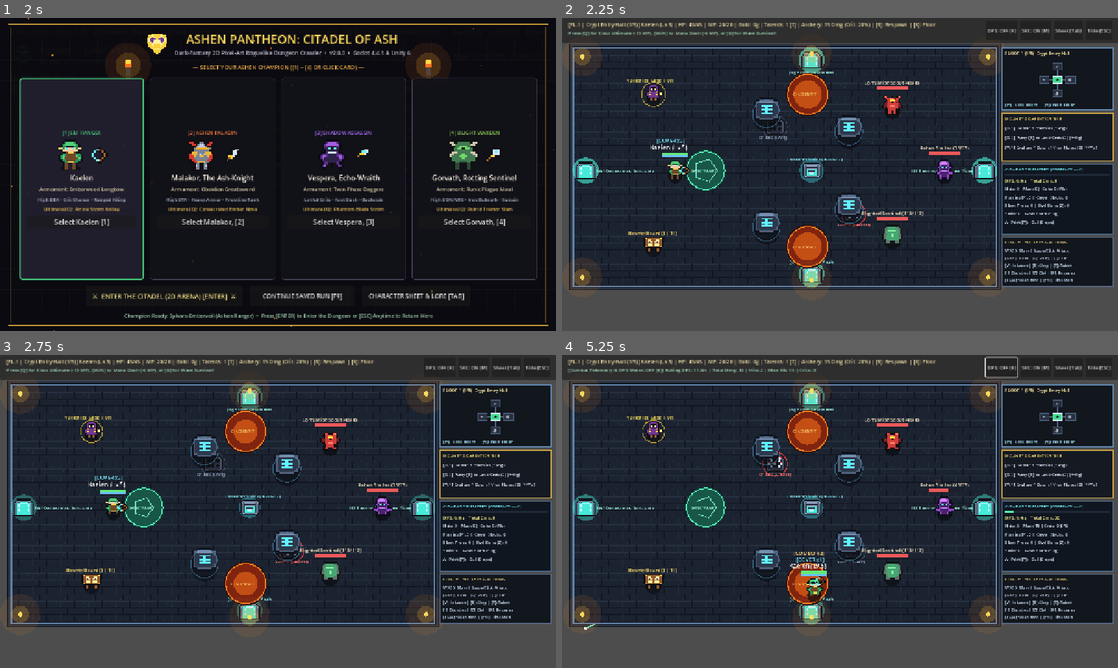
Above: before the commit, frames 1-4 (two rows, left to right).
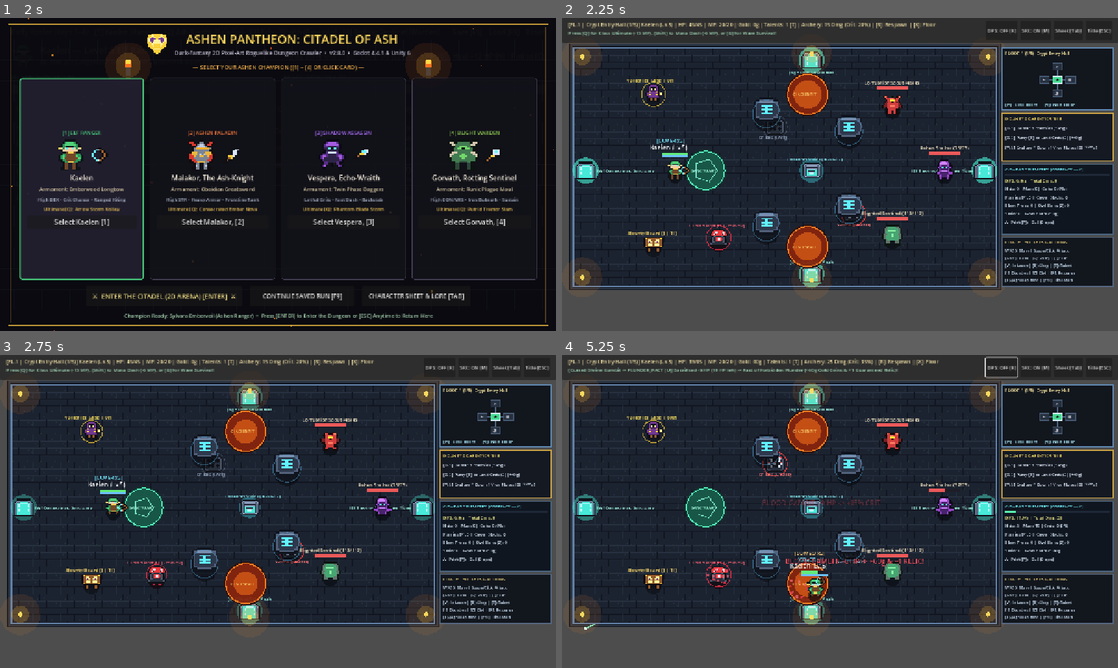
Above: after the commit, the same moments.

Repository: breakingthebot/AI-Godot-Unity-Project
Game: Godot game, scene res://scenes/main.tscn
Two runs of this game, one before a commit and one after it. Both use one fixed random seed, a clock stepped at 60 frames per second and the inputs below.
Inputs (mouse positions are in pixels of both pictures, inside the frame that each line leads up to):
- Up to frame 1 (2 s): click "Play 2D Arena [Tab]" at 0.5 s; click "Play 2D Arena [Tab]" at 1.25 s
- Up to frame 2 (2.25 s): click "⚔ ENTER THE CITADEL (2D ARENA…" at 2 s
- Up to frame 3 (2.75 s): no input
- Up to frame 4 (5.25 s): click "DPS: OFF [K]" at 2.75 s; tap Enter at 3.5 s; move the mouse to (962, 495) at 3.52 s; hold D 3.53-4.28 s; tap U at 3.6, 4.55, 5.1 s; click (962, 495) at 3.67 s; tap Space at 3.77, 4.52 s; tap K at 3.8, 4.35 s; move the mouse to (728, 527) at 4.27 s; hold S 4.28-5.03 s; move the mouse to (895, 442) at 5.02 s; hold D from 5.03 s (still down)

Frame 1 is identical in both runs. In frame 2, 0.2% of the frame differs, in the area x 22-81%, y 41-75%; in frame 3, 0.2%; in frame 4, 1.6%, in the area x 2-90%, y 1-79%.

Commit message:
Add v3.1.0 Cursed Shrine Gambits & Blood Altar [U], and 60/60 tests

Diff:
--- a/godot_project/scripts/arena_controller.gd
+++ b/godot_project/scripts/arena_controller.gd
@@ -187,6 +187,10 @@
 var highest_single_hit: int = 0
 var combat_elapsed_seconds: float = 0.0
 var _dps_window_events: Array[Dictionary] = []
+var gambit_bonus_damage: int = 0
+var gambit_bonus_crit: float = 0.0
+var total_gambits_activated: int = 0
+var total_gambit_hp_sacrificed: int = 0
 
 const FAMILIAR_ORBIT_RADIUS: float = 48.0
 const FAMILIAR_ORBIT_SPEED: float = 2.6
@@ -195,6 +199,9 @@
 const FAMILIAR_UPGRADE_GOLD_COST: int = 30
 const FAMILIAR_LOOT_FETCH_RADIUS: float = 220.0
 const DPS_ROLLING_WINDOW_SECONDS: float = 5.0
+const CURSED_ALTAR_POS: Vector2 = Vector2(360.0, 505.0)
+const GAMBIT_HP_COST_RATIO: float = 0.25
+const CURSED_GAMBITS: Array[String] = ["blood_might", "shadow_fury", "plunder_pact"]
 
 var _ui_layer: CanvasLayer
 var _status_label: Label
@@ -205,6 +212,7 @@
 var _talent_btn: Button
 var _bounty_btn: Button
 var _familiar_btn: Button
+var _gambit_btn: Button
 var _telemetry_btn: Button
 var _sfx_btn: Button
 
@@ -1900,6 +1908,89 @@
 	return summary
 
 
+## Activates a Cursed Shrine Blood Gambit ([U] Key / "Gambit [U]" Button / "activate_gambit" RPC),
+## sacrificing 25% current HP (clamped so HP never drops below 1) in exchange for a permanent corruption boon.
+func activate_cursed_gambit(pact_key: String = "") -> Dictionary:
+	var catalog := {
+		"blood_might": "Pact of Blood Might (+4 Permanent Base Attack Damage)",
+		"shadow_fury": "Pact of Shadow Fury (+15% Permanent Critical Hit Chance)",
+		"plunder_pact": "Pact of Forbidden Plunder (+60g Gold Coins & +1 Guaranteed Relic)"
+	}
+	var req := pact_key.strip_edges().to_lower()
+	if req.is_empty():
+		req = CURSED_GAMBITS[total_gambits_activated % CURSED_GAMBITS.size()]
+	if not catalog.has(req):
+		return {"error": "Unknown cursed gambit '%s'" % req}
+
+	var current_hp: int = 45
+	if loader != null and not loader.current_data.is_empty():
+		var h_dict: Dictionary = loader.current_data.get("health", {})
+		current_hp = int(h_dict.get("current", 1))
+
+	if current_hp <= 1:
+		var low_msg := "[Cursed Altar] Cannot activate Blood Gambit at 1 HP — use a Potion [C] or Sanctuary Shrine first!"
+		if _combat_banner != null:
+			_combat_banner.text = low_msg
+		return {"error": "Insufficient HP for Blood Gambit (at 1 HP floor)", "current_hp": current_hp, "message": low_msg}
+
+	var raw_cost: int = maxi(1, int(round(float(current_hp) * GAMBIT_HP_COST_RATIO)))
+	var hp_sacrificed: int = mini(raw_cost, current_hp - 1)
+	var hp_after: int = current_hp - hp_sacrificed
+	if loader != null and loader.has_method("modify_health"):
+		var h_res: Dictionary = loader.modify_health(-hp_sacrificed)
+		hp_after = int(h_res.get("health", {}).get("current", hp_after))
+
+	total_gambits_activated += 1
+	total_gambit_hp_sacrificed += hp_sacrificed
+
+	var boon_short := ""
+	if req == "blood_might":
+		gambit_bonus_damage += 4
+		boon_short = "+4 DMG"
+	elif req == "shadow_fury":
+		gambit_bonus_crit += 0.15
+		boon_short = "+15% CRIT"
+	elif req == "plunder_pact":
+		gold_coins += 60
+		total_gold_earned += 60
+		if loader != null and loader.has_method("grant_relic_item"):
+			loader.grant_relic_item((total_gambits_activated - 1) % 3)
+		boon_short = "+60g & +1 RELIC"
+
+	if _gambit_btn != null:
+		_gambit_btn.text = "Gambit (%d) [U]" % total_gambits_activated
+
+	spawn_particle_burst(CURSED_ALTAR_POS, Color(0.98, 0.18, 0.28), 18, 1.35)
+	spawn_particle_burst(player_pos, Color(0.98, 0.22, 0.32), 16, 1.25)
+	trigger_screen_shake(0.32)
+	spawn_floating_text(player_pos + Vector2(0, -24), "BLOOD GAMBIT: -%d HP -> %s!" % [hp_sacrificed, boon_short], Color(1.0, 0.32, 0.38), true)
+	_play_sfx("boss_spawn")
+
+	var msg := "[Cursed Shrine Gambit -> %s [U]] Sacrificed -%d HP (%d HP left) -> %s!" % [
+		req.to_upper(),
+		hp_sacrificed,
+		hp_after,
+		str(catalog[req])
+	]
+	if _combat_banner != null:
+		_combat_banner.text = msg
+	arena_combat_event.emit(msg)
+	_refresh_status_bar()
+	queue_redraw()
+	return {
+		"status": "gambit_activated",
+		"pact_key": req,
+		"hp_sacrificed": hp_sacrificed,
+		"remaining_hp": hp_after,
+		"gambit_bonus_damage": gambit_bonus_damage,
+		"gambit_bonus_crit_pct": int(round(gambit_bonus_crit * 100.0)),
+		"total_gambits_activated": total_gambits_activated,
+		"total_gambit_hp_sacrificed": total_gambit_hp_sacrificed,
+		"gold_coins": gold_coins,
+		"message": msg
+	}
+
+
 func _build_arena_overlay() -> void:
 	_ui_layer = CanvasLayer.new()
 	_ui_layer.name = "ArenaOverlay"
@@ -2112,6 +2203,13 @@
 	_familiar_btn.add_theme_font_size_override("font_size", 11)
 	_familiar_btn.pressed.connect(func() -> void: summon_or_upgrade_familiar())
 	row2.add_child(_familiar_btn)
+
+	_gambit_btn = Button.new()
+	_gambit_btn.name = "CursedGambitButton"
+	_gambit_btn.text = "Gambit (0) [U]"
+	_gambit_btn.add_theme_font_size_override("font_size", 11)
+	_gambit_btn.pressed.connect(func() -> void: activate_cursed_gambit())
+	row2.add_child(_gambit_btn)
 
 	var lvl_btn := Button.new()
 	lvl_btn.text = "Level Up [L]"
@@ -2580,10 +2678,10 @@
 	var relic_dmg: int = 0
 	if loader.has_method("get_inventory_bonuses"):
 		relic_dmg = int(loader.get_inventory_bonuses().get("damage", 0))
-	return maxi(1, BASE_ARROW_DAMAGE + primary_rank + attr_mod + relic_dmg + shop_bonus_damage)
-
-
-## Calculates the active hero's Critical Hit chance (0.05 to 0.65) from Base(8%) + 3% per Dexterity/Wisdom modifier + 10% Frenzy bonus.
+	return maxi(1, BASE_ARROW_DAMAGE + primary_rank + attr_mod + relic_dmg + shop_bonus_damage + gambit_bonus_damage)
+
+
+## Calculates the active hero's Critical Hit chance (0.05 to 0.95) from Base(8%) + 3% per Dexterity/Wisdom modifier + 10% Frenzy bonus + Cursed Gambit bonus.
 func get_calculated_crit_chance() -> float:
 	if loader == null or loader.current_data.is_empty():
 		return BASE_CRIT_CHANCE
@@ -2592,7 +2690,7 @@
 	var wis_mod: int = loader.get_attribute_modifier(int(attrs.get("wisdom", 10)))
 	var best_mod: int = maxi(0, maxi(dex_mod, wis_mod))
 	var frenzy_bonus: float = FRENZY_CRIT_BONUS if is_frenzy_active() else 0.0
-	return clampf(BASE_CRIT_CHANCE + float(best_mod) * CRIT_PER_MOD + frenzy_bonus, 0.05, 0.65)
+	return clampf(BASE_CRIT_CHANCE + float(best_mod) * CRIT_PER_MOD + frenzy_bonus + gambit_bonus_crit, 0.05, 0.95)
 
 
 ## Rolls whether an attack is a Critical Hit (2x damage), respecting force_next_crit for deterministic testing.
@@ -3181,6 +3279,8 @@
 				summon_or_upgrade_familiar()
 			elif ke.keycode == KEY_K:
 				toggle_telemetry_overlay()
+			elif ke.keycode == KEY_U:
+				activate_cursed_gambit()
 
 
 func _process(delta: float) -> void:
@@ -3525,6 +3625,14 @@
 	if font != null:
 		draw_string(font, BOUNTY_BOARD_POS + Vector2(-58, -22), "Bounty Board [J | T%d]" % bounty_tier, HORIZONTAL_ALIGNMENT_LEFT, -1, 11, Color(0.98, 0.85, 0.42))
 
+	var altar_tex: Texture2D = sprite_gen.get_prop_texture("prop_cursed_altar")
+	draw_circle(CURSED_ALTAR_POS + Vector2(0, 12), 20.0, Color(0.08, 0.02, 0.04, 0.65))
+	draw_arc(CURSED_ALTAR_POS, 26.0 + sin(_anim_time * 6.5) * 2.5, 0.0, TAU, 32, Color(0.96, 0.18, 0.28, 0.72), 2.0)
+	if altar_tex != null:
+		draw_texture_rect(altar_tex, Rect2(CURSED_ALTAR_POS - Vector2(22, 20), Vector2(44, 40)), false)
+	if font != null:
+		draw_string(font, CURSED_ALTAR_POS + Vector2(-68, -24), "Cursed Altar [U | -25% HP]", HORIZONTAL_ALIGNMENT_LEFT, -1, 10, Color(1.0, 0.38, 0.45))
+
 	var coin_tex: Texture2D = sprite_gen.get_prop_texture("prop_coin")
 	for coin in coin_drops:
 		var cn_pos: Vector2 = coin.get("pos", Vector2.ZERO)
--- a/godot_project/scripts/command_center_receiver.gd
+++ b/godot_project/scripts/command_center_receiver.gd
@@ -280,6 +280,11 @@
 			if arena != null and arena.has_method("get_combat_telemetry_summary"):
 				var ct_res: Dictionary = arena.get_combat_telemetry_summary()
 				action_note = "Remote RPC queried Combat Telemetry -> Total Dmg: %d, Rolling DPS: %.1f" % [int(ct_res.get("total_damage_dealt", 0)), float(ct_res.get("rolling_dps", 0.0))]
+		"activate_gambit":
+			if arena != null and arena.has_method("activate_cursed_gambit"):
+				var p_key: String = str(payload.get("pact_key", ""))
+				var gm_res: Dictionary = arena.activate_cursed_gambit(p_key)
+				action_note = "Remote RPC activated Cursed Gambit -> %s (Total: %d)" % [str(gm_res.get("pact_key", gm_res.get("error", "none"))), int(gm_res.get("total_gambits_activated", 0))]
 		"toggle_mute":
 			if sfx_node != null and sfx_node.has_method("toggle_mute"):
 				var muted_now: bool = sfx_node.toggle_mute()
@@ -398,6 +403,10 @@
 		"total_damage_dealt": int(arena.total_damage_dealt) if arena != null else 0,
 		"total_hits_landed": int(arena.total_hits_landed) if arena != null else 0,
 		"highest_single_hit": int(arena.highest_single_hit) if arena != null else 0,
+		"total_gambits_activated": int(arena.total_gambits_activated) if arena != null else 0,
+		"total_gambit_hp_sacrificed": int(arena.total_gambit_hp_sacrificed) if arena != null else 0,
+		"gambit_bonus_damage": int(arena.gambit_bonus_damage) if arena != null else 0,
+		"gambit_bonus_crit_pct": int(round(arena.gambit_bonus_crit * 100.0)) if arena != null else 0,
 		"sfx_muted": bool(sfx_node.muted) if sfx_node != null else false,
 		"total_sfx_played": int(sfx_node.total_sfx_played) if sfx_node != null else 0,
 		"high_wave_reached": int(loader.high_wave_reached) if loader != null else 1,
--- a/godot_project/scripts/sprite_art_generator.gd
+++ b/godot_project/scripts/sprite_art_generator.gd
@@ -57,6 +57,7 @@
 	_register_pattern("prop_spike_trap_on", _PROP_SPIKE_TRAP_ON, _PALETTE_TRAP, save_to_disk)
 	_register_pattern("prop_stairs", _PROP_STAIRS, _PALETTE_DOOR, save_to_disk)
 	_register_pattern("prop_bounty_board", _PROP_BOUNTY_BOARD, _PALETTE_MERCHANT, save_to_disk)
+	_register_pattern("prop_cursed_altar", _PROP_CURSED_ALTAR, _PALETTE_TRAP, save_to_disk)
 	_register_pattern("ui_crest_emblem", _UI_CREST_EMBLEM, _PALETTE_MERCHANT, save_to_disk)
 	_register_pattern("npc_merchant", _NPC_MERCHANT, _PALETTE_MERCHANT, save_to_disk)
 	_register_pattern("prop_coin", _PROP_COIN, _PALETTE_MERCHANT, save_to_disk)
@@ -863,3 +864,19 @@
 	".....OOG.GOO.....",
 	"......OO.OO......"
 ]
+
+const _PROP_CURSED_ALTAR: Array[String] = [
+	"....OOOOOOOO....",
+	"...ORRRRRRRRO...",
+	"..ORRSSRRRRSSRO..",
+	".ORRSORRRRROSRRO.",
+	".ORRRRRRRRRRRRRO.",
+	"..OOMMDDDDMMOO..",
+	"..OMDDRRRRDDMO..",
+	"..OMDDRSSRRDMO..",
+	"..OMDDRRRRDDMO..",
+	".OOMMDDDDDDMMOO.",
+	"OMDDDDDDDDDDDDMO",
+	"OMMDDDDDDDDDDMMO",
+	".OOOOOOOOOOOOOO."
+]
--- a/godot_project/tests/test_hud_headless.gd
+++ b/godot_project/tests/test_hud_headless.gd
@@ -824,21 +824,59 @@
 		printerr("FAIL: 'toggle_telemetry_overlay' or 'get_combat_telemetry' RPC failed: tog=", tog_ct_rpc, " get=", get_ct_rpc)
 		quit(1)
 		return true
-	print("PASS [57/58]: Combat Telemetry Overlay [K] & UDP RPCs verified (Overlay visible=%s, Snapshot Rolling DPS=%.1f/s)." % [
+	print("PASS [57/60]: Combat Telemetry Overlay [K] & UDP RPCs verified (Overlay visible=%s, Snapshot Rolling DPS=%.1f/s)." % [
 		str(arena.telemetry_overlay_visible),
 		float(ct_snap.get("rolling_dps", 0.0))
 	])
 
-	# 58. Verify Failure Mode / Missing File Boundary Error Banner
+	# 58. Verify Cursed Shrine Gambits ([U] Key / activate_cursed_gambit & prop_cursed_altar.png Sprite — 37 PNGs)
+	loader.modify_health(999)
+	var pre_gambit_dmg: int = arena.get_calculated_arrow_damage()
+	var pre_gambit_crit: float = arena.get_calculated_crit_chance()
+	var gambit_res_1: Dictionary = arena.activate_cursed_gambit("blood_might")
+	var gambit_res_2: Dictionary = arena.activate_cursed_gambit("shadow_fury")
+	if str(gambit_res_1.get("status", "")) != "gambit_activated" or str(gambit_res_2.get("status", "")) != "gambit_activated" or arena.gambit_bonus_damage < 4 or arena.gambit_bonus_crit < 0.14 or arena.get_calculated_arrow_damage() < pre_gambit_dmg + 4 or arena.get_calculated_crit_chance() <= pre_gambit_crit or arena.sprite_gen.textures.size() < 37:
+		printerr("FAIL: Cursed Shrine Gambits [U] or prop_cursed_altar.png failed: res1=", gambit_res_1, " res2=", gambit_res_2, " sprites=", arena.sprite_gen.textures.size())
+		quit(1)
+		return true
+	print("PASS [58/60]: Cursed Shrine Gambits [U] & Blood Altar Sprite verified (37 total PNGs, Dmg %d->%d, Crit %.0f%%->%.0f%%, HP sacrificed=%d)." % [
+		pre_gambit_dmg,
+		arena.get_calculated_arrow_damage(),
+		pre_gambit_crit * 100.0,
+		arena.get_calculated_crit_chance() * 100.0,
+		arena.total_gambit_hp_sacrificed
+	])
+
+	# 59. Verify Cursed Gambit Non-Lethal 1 HP Floor Clamp & "activate_gambit" UDP RPC ("plunder_pact")
+	var pre_plunder_gold: int = arena.gold_coins
+	var pre_plunder_relics: int = int(loader.get_inventory_bonuses().get("relic_count", 0))
+	var gambit_rpc: Dictionary = udp_bridge.execute_remote_command("activate_gambit", {"pact": "plunder_pact"})
+	var gambit_snap: Dictionary = gambit_rpc.get("snapshot", {})
+	var post_plunder_relics: int = int(loader.get_inventory_bonuses().get("relic_count", 0))
+	loader.current_data["health"]["current"] = 1
+	var low_hp_gambit: Dictionary = arena.activate_cursed_gambit("blood_might")
+	if arena.gold_coins < pre_plunder_gold + 60 or post_plunder_relics < pre_plunder_relics + 1 or int(gambit_snap.get("total_gambits_activated", 0)) < 3 or not low_hp_gambit.has("error"):
+		printerr("FAIL: 'activate_gambit' Plunder Pact RPC or 1 HP non-lethal boundary failed: rpc=", gambit_rpc, " low_hp=", low_hp_gambit)
+		quit(1)
+		return true
+	loader.modify_health(999)
+	print("PASS [59/60]: Cursed Shrine 'activate_gambit' UDP RPC & 1 HP Non-Lethal Guard verified (Gold +%dg, Relics %d->%d, Total Gambits=%d)." % [
+		arena.gold_coins - pre_plunder_gold,
+		pre_plunder_relics,
+		post_plunder_relics,
+		int(gambit_snap.get("total_gambits_activated", 0))
+	])
+
+	# 60. Verify Failure Mode / Missing File Boundary Error Banner
 	hud.toggle_arena_mode()
 	var missing_res: Dictionary = loader.load_character_data("res://data/NonExistentChaosFile.json")
 	if not missing_res.is_empty() or not hud.error_banner.visible:
 		printerr("FAIL: Missing file error banner did not trigger.")
 		quit(1)
 		return true
-	print("PASS [58/58]: Missing-file error state verified -> ", hud.error_banner.text)
-
-	print("=== ALL 58 HEADLESS HUD, ARENA, ROSTER, ULTIMATES, BOSS, RELICS, SFX, POTIONS, PILLARS, CRITS, ENEMY BOLTS, PARRY, HAZARDS, FRENZY, AI PILOT, PIXEL-ART SPRITES, DUNGEON CRAWLER, BOSS ENRAGE, ELEMENTAL INFUSIONS, MERCHANT SHOP, SPIKE TRAPS, MIMICS, RESPAWN [R], TALENT TREE [T], FLOOR DESCENT [X], BOUNTY BOARD [J], TITLE SCREEN, SPIRIT OWL FAMILIAR [Z], DPS TELEMETRY [K], UDP & SAVE/LOAD TESTS PASSED ===")
+	print("PASS [60/60]: Missing-file error state verified -> ", hud.error_banner.text)
+
+	print("=== ALL 60 HEADLESS HUD, ARENA, ROSTER, ULTIMATES, BOSS, RELICS, SFX, POTIONS, PILLARS, CRITS, ENEMY BOLTS, PARRY, HAZARDS, FRENZY, AI PILOT, PIXEL-ART SPRITES, DUNGEON CRAWLER, BOSS ENRAGE, ELEMENTAL INFUSIONS, MERCHANT SHOP, SPIKE TRAPS, MIMICS, RESPAWN [R], TALENT TREE [T], FLOOR DESCENT [X], BOUNTY BOARD [J], TITLE SCREEN, SPIRIT OWL FAMILIAR [Z], DPS TELEMETRY [K], CURSED GAMBITS [U], UDP & SAVE/LOAD TESTS PASSED ===")
 	_main_instance.queue_free()
 	quit(0)
 	return true
Binary file added: godot_project/assets/sprites/prop_cursed_altar.png
Not shown, changed: CHANGELOG.md
